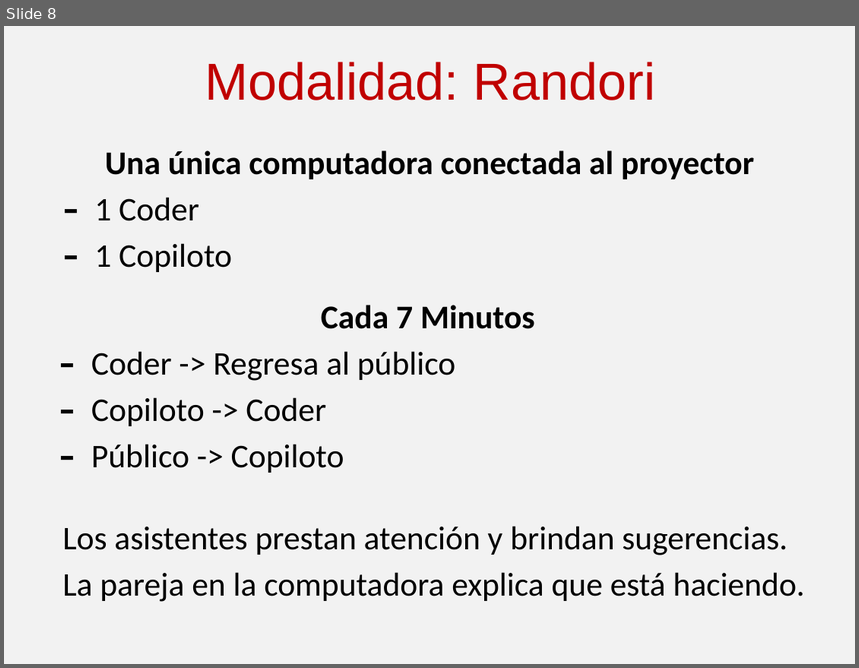
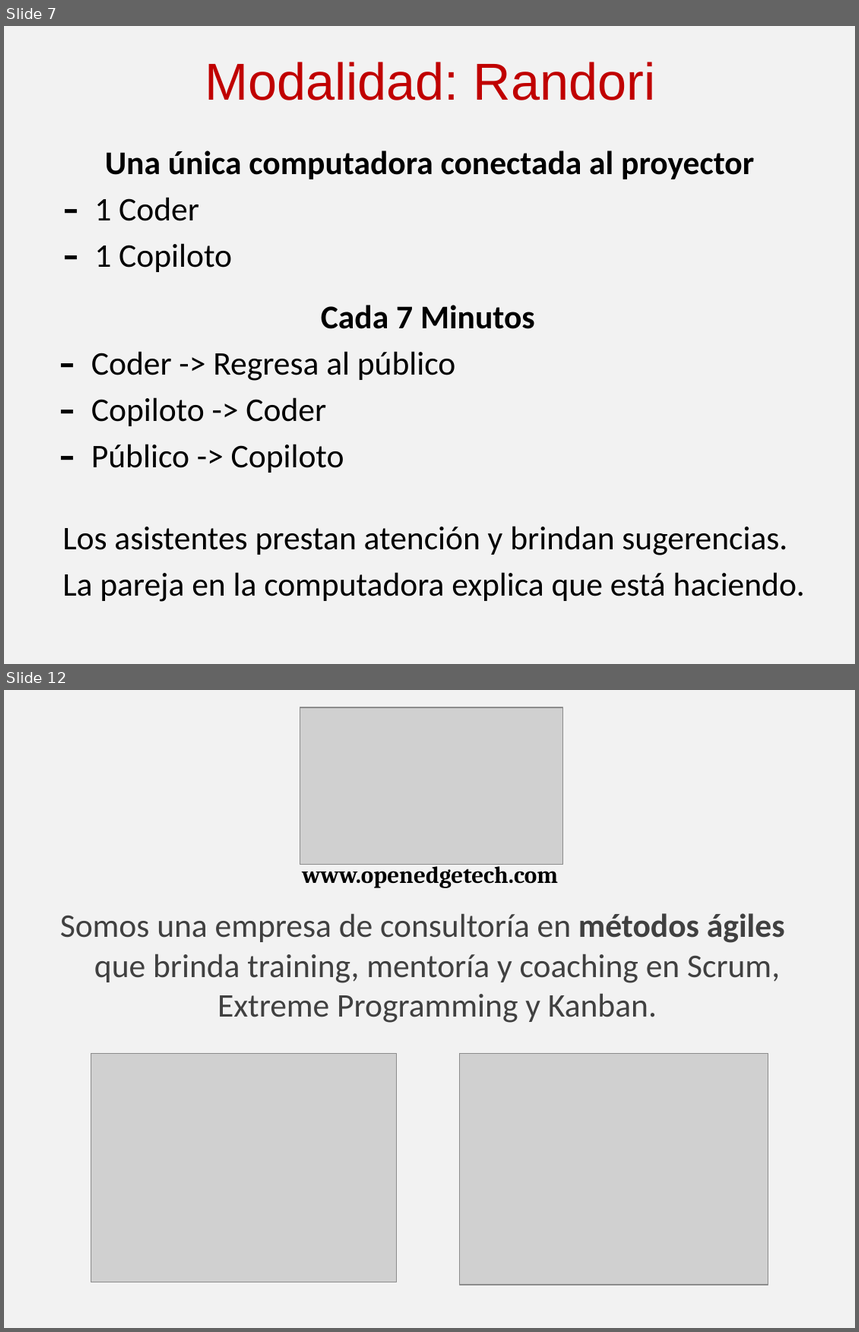
Before and after one commit to angelnunezsalazar/Coding-Dojo, a slide deck: Randori/Coding Dojo.pptx. Shown one above the other, each under a label of ours: slide 8 before the commit, slides 7 and 12 after it; the slides between them are not shown. The pictures are 859x668 and 859x1332 pixels, drawn with LibreOffice and Linux fonts; fonts in the diff are those of the drawing; grey boxes stand for pictures. Boxes give left, top, right and bottom in pixels: in the first picture for what was removed or moved away, otherwise in the second. Text is boxed around its words. In the diff, an @@ line names an element or a change of style, - is before the commit and + after.

```diff
--- a/Randori/Coding Dojo.pptx
+++ b/Randori/Coding Dojo.pptx
@@ slide 12 added at (x1=4, y1=690, x2=855, y2=1328), background #F2F2F2 @@
@@ picture added at (x1=300, y1=708, x2=563, y2=865) @@
@@ text added at (x1=302, y1=864, x2=558, y2=888), 20 pt, text #000000, bold @@
+www.openedgetech.com
@@ text added at (x1=60, y1=913, x2=785, y2=1023), 28 pt, text #404040 @@
+Somos una empresa de consultoría en métodos ágiles que brinda training, mentoría y coaching en Scrum, Extreme Programming y Kanban.
@@ picture added at (x1=91, y1=1053, x2=396, y2=1283) @@
@@ picture added at (x1=459, y1=1053, x2=769, y2=1285) @@
@@ what was slide 8 is now slide 7 @@
```
Also in this commit, not shown: 4 slides changed, 4 other slides added, 4 slides removed.
